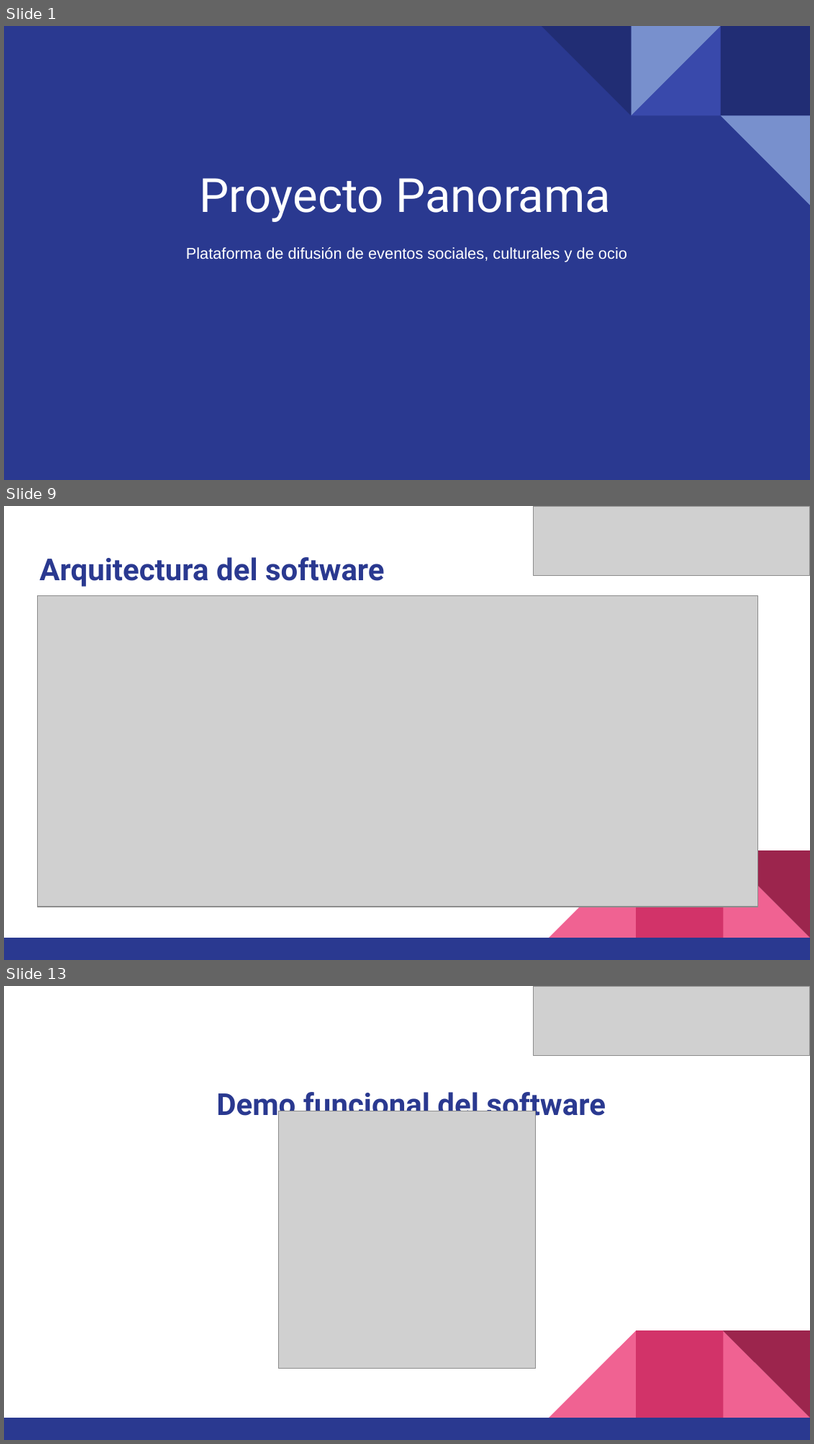
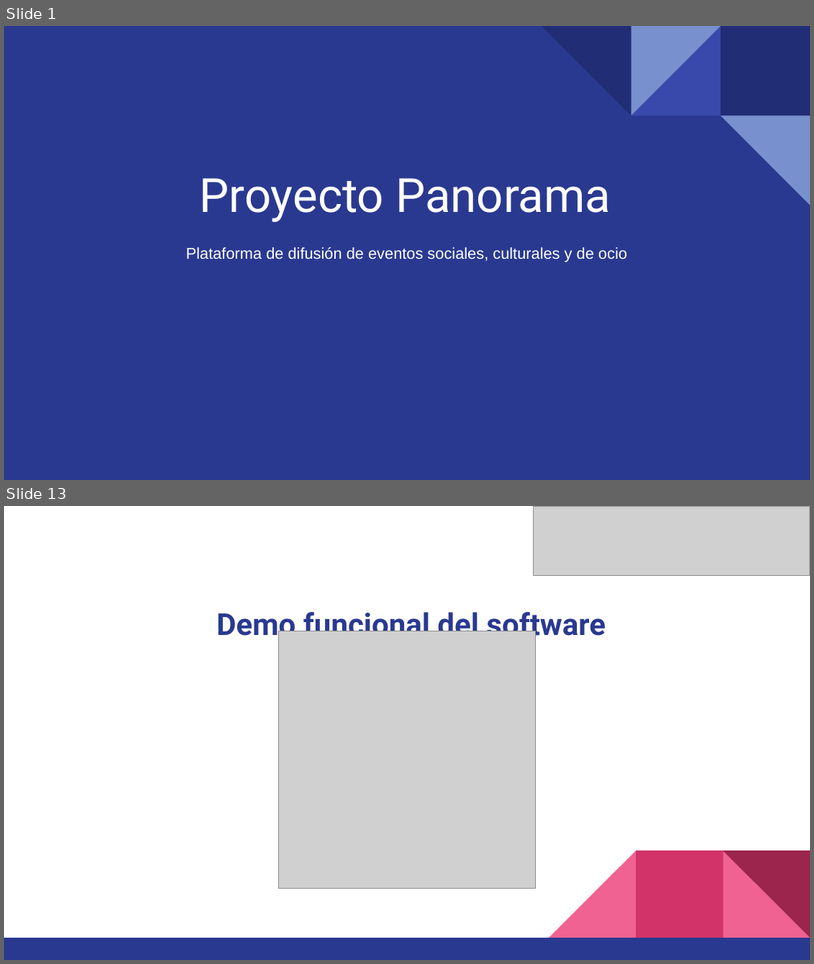
Before and after one commit to javegaf/Capstone, a slide deck: Fase 2/Evidencias Proyecto/Presentacion Proyecto.pptx. Shown one above the other, each under a label of ours: slides 1, 9 and 13 before the commit, slides 1 and 13 after it; the slides between them are not shown. The pictures are 814x1444 and 814x964 pixels, drawn with LibreOffice and Linux fonts; fonts in the diff are those of the drawing; grey boxes stand for pictures. Boxes give left, top, right and bottom in pixels: in the first picture for what was removed or moved away, otherwise in the second. Text is boxed around its words. In the diff, an @@ line names an element or a change of style, - is before the commit and + after.

```diff
--- a/Fase 2/Evidencias Proyecto/Presentacion Proyecto.pptx
+++ b/Fase 2/Evidencias Proyecto/Presentacion Proyecto.pptx
@@ slide 9 removed at [4, 506, 810, 960], background #FFFFFF; not listed: 5 template elements that a slide beside it also shows @@
@@ picture removed at [533, 506, 810, 575] @@
@@ title removed at [39, 557, 385, 587] @@
-Arquitectura del software
@@ picture removed at [37, 595, 758, 906] @@
```
Also in this commit, not shown: 8 slides changed, 4 slides added, 3 other slides removed, 1 other file.
